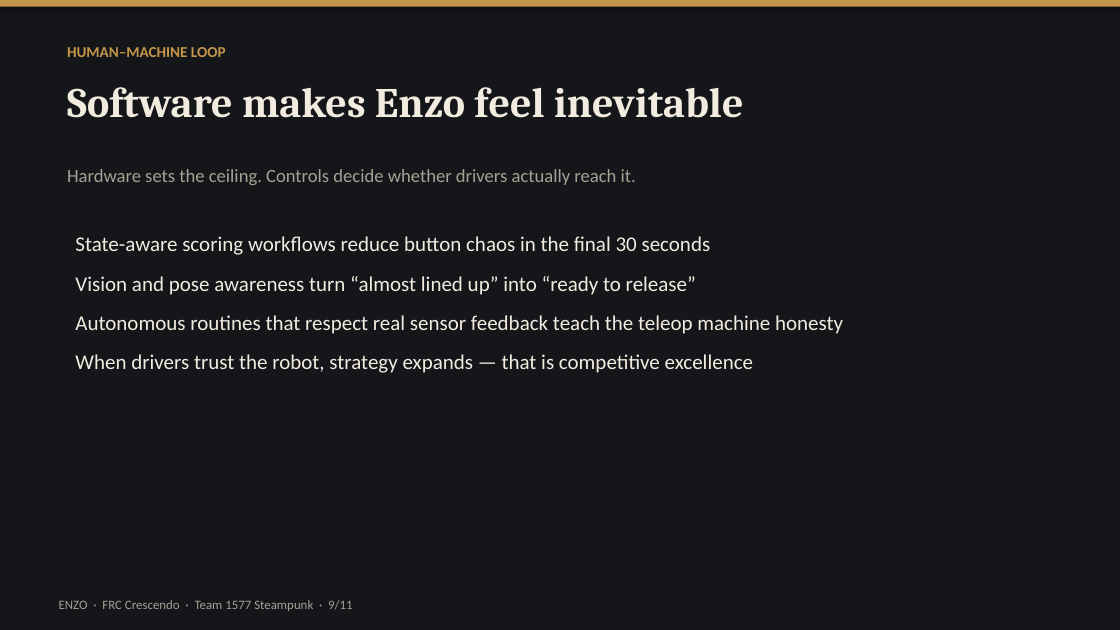
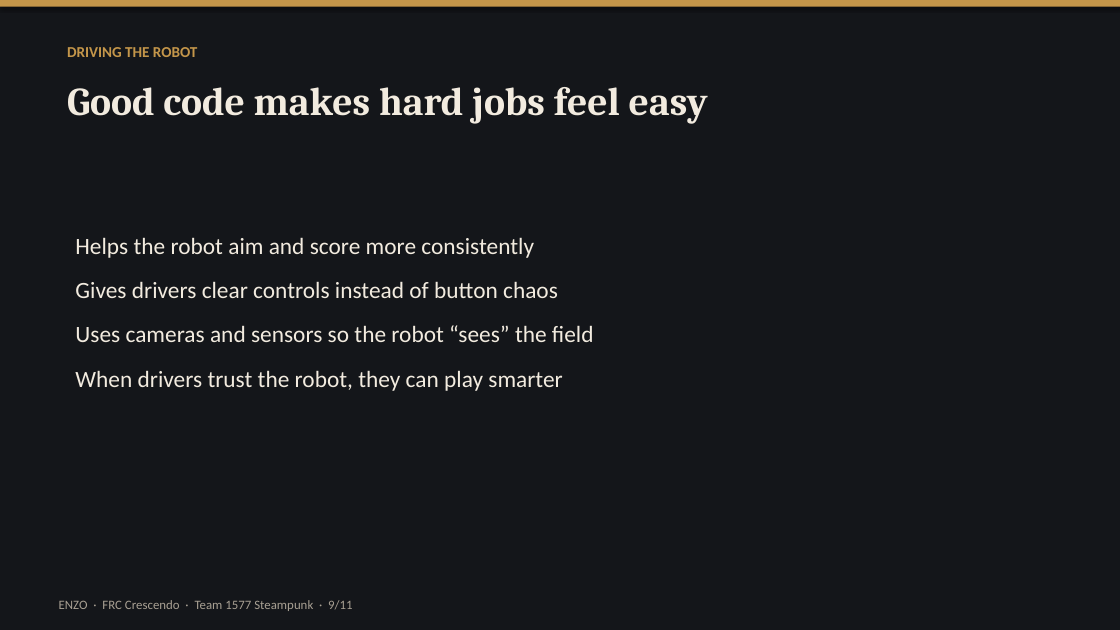
Before and after one commit to SivaBKPalla/ChittrChattr, a slide deck: slide 9 of enzo-presentation/Enzo_Crescendo_Presentation.pptx. Drawn at 1120x630 pixels with LibreOffice and Linux fonts; fonts in the diff are those of the drawing. Boxes give left, top, right and bottom in pixels: in the first picture for what was removed or moved away, otherwise in the second. Text is boxed around its words. In the diff, an @@ line names an element or a change of style, - is before the commit and + after.

```diff
--- a/enzo-presentation/Enzo_Crescendo_Presentation.pptx
+++ b/enzo-presentation/Enzo_Crescendo_Presentation.pptx
@@ text at (x1=67, y1=47, x2=198, y2=57): text changed @@
-HUMAN–MACHINE LOOP
+DRIVING THE ROBOT
@@ text at (x1=67, y1=87, x2=708, y2=124): text changed; size 36 to 34 pt @@
-Software makes Enzo feel inevitable
+Good code makes hard jobs feel easy
@@ text removed at (x1=67, y1=169, x2=636, y2=185) @@
-Hardware sets the ceiling. Controls decide whether drivers actually reach it.
@@ text at (x1=75, y1=237, x2=594, y2=391): text changed; size 18 to 20 pt @@
-State-aware scoring workflows reduce button chaos in the final 30 seconds
-Vision and pose awareness turn “almost lined up” into “ready to release”
-Autonomous routines that respect real sensor feedback teach the teleop machine honesty
-When drivers trust the robot, strategy expands — that is competitive excellence
+Helps the robot aim and score more consistently
+Gives drivers clear controls instead of button chaos
+Uses cameras and sensors so the robot “sees” the field
+When drivers trust the robot, they can play smarter
```
Also in this commit, not shown: 8 other slides changed, 2 slides added, 2 slides removed, 5 other files.
